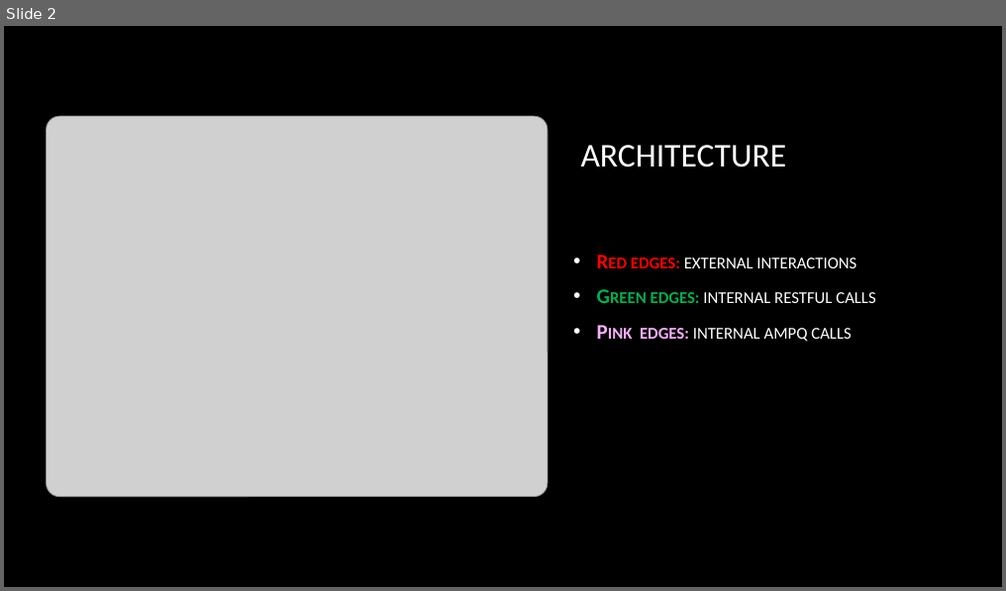
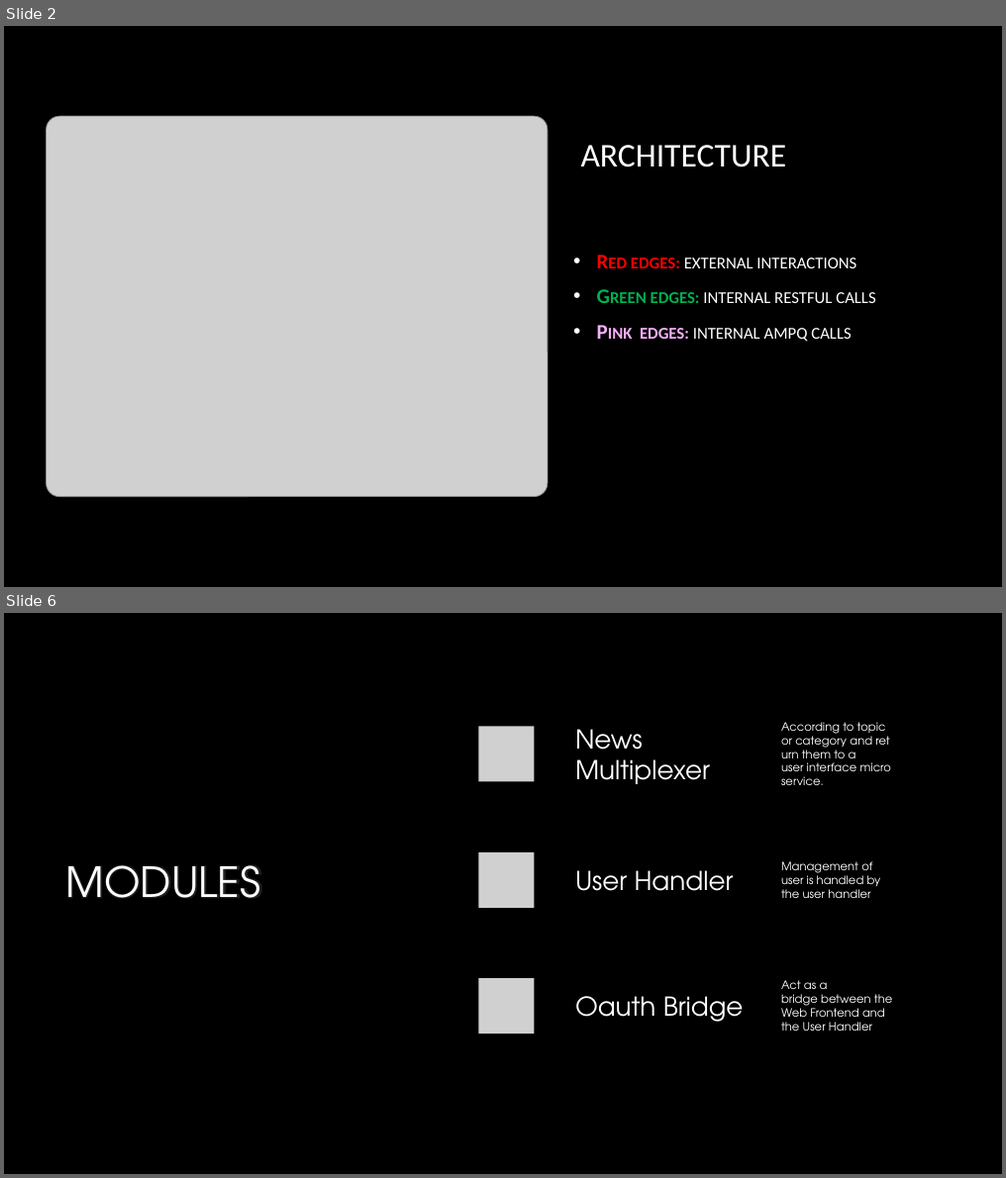
Before and after one commit to Nicolac84/echelonews, a slide deck: slide/slide.pptx. Shown one above the other, each under a label of ours: slide 2 before the commit, slides 2 and 6 after it; the slides between them are not shown. The pictures are 1006x591 and 1006x1178 pixels, drawn with LibreOffice and Linux fonts; fonts in the diff are those of the drawing; grey boxes stand for pictures; background and template pictures are left out. Boxes give left, top, right and bottom in pixels: in the first picture for what was removed or moved away, otherwise in the second. Text is boxed around its words. In the diff, an @@ line names an element or a change of style, - is before the commit and + after.

```diff
--- a/slide/slide.pptx
+++ b/slide/slide.pptx
@@ slide 6 added at [4, 613, 1002, 1174], background picture (left out) @@
@@ title added at [66, 865, 260, 898], 40 pt, text gradient #FFFFFF to #A6A6A6 @@
+MODULES
@@ group added at [448, 722, 905, 1057]: 6 texts, 3 pictures, 2 rounded rectangles @@
+News Multiplexer
+According to topic or category and return them to a user interface microservice.
+User Handler
+Management of user is handled by the user handler
+Oauth Bridge
+Act as a bridge between the Web Frontend and the User Handler
```
Also in this commit, not shown: 3 slides changed.
